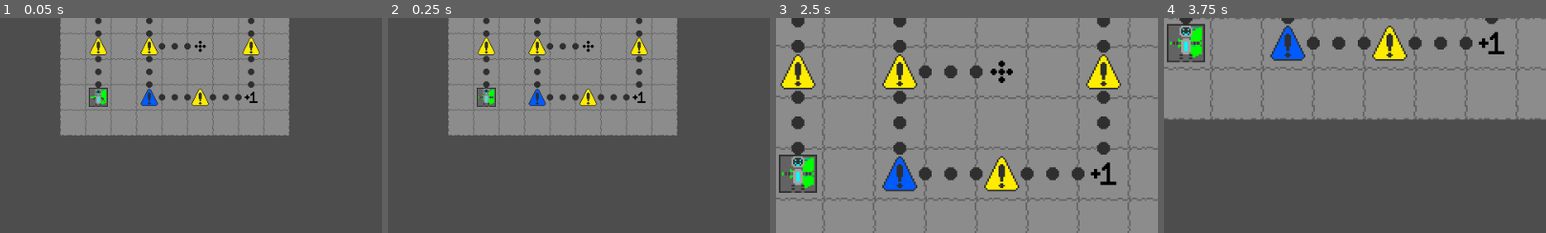
Above: before the commit, frames 1-4 (left to right).
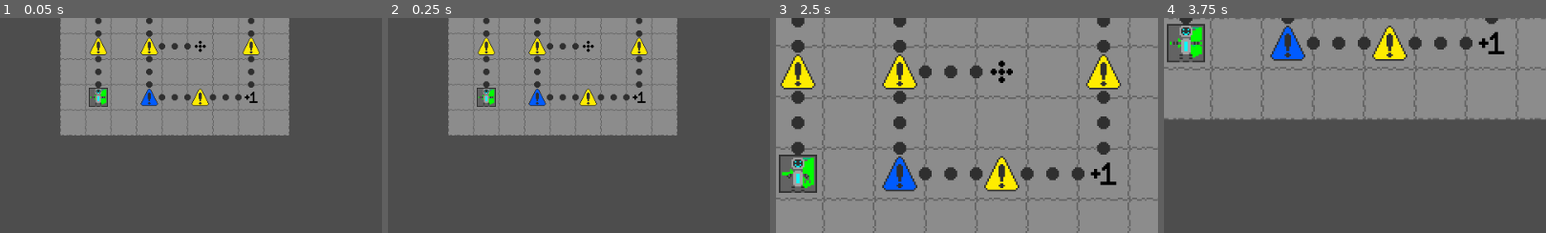
Above: after the commit, the same moments.

Repository: CattacoCattaco/strategy-deckbuilder-roguelike
Game: Godot game, scene res://world_map/world_map.tscn
The game is run twice, just before and just after one commit, with the same random seed, the same clock (stepped at 60 frames per second) and the same inputs.
Inputs (mouse positions are % of the whole screen's width and height, from its top left):
- Up to frame 1 (0.05 s): no input
- Up to frame 2 (0.25 s): no input
- Up to frame 3 (2.5 s): tap Enter (do_event) at 0.5, 2 s; move the mouse to (72, 45) at 0.52 s; hold D (right) 0.53-1.25 s; hold Enter (do_event) 0.53-1.25 s; click (72, 45) at 0.67 s; tap Space at 1.25 s; drag from (30, 55) to (45, 70) at 1.27 s; move the mouse to (60, 28) at 2.02 s; hold D (right) from 2.03 s (still down); hold Z (zoom) from 2.03 s (still down); click (60, 28) at 2.17 s
- Up to frame 4 (3.75 s): release D (right) at 2.75 s; release Z (zoom) at 2.75 s; tap Space at 2.75 s; drag from (45, 70) to (20, 35) at 2.77 s; move the mouse to (80, 65) at 3.52 s; hold A (left) from 3.53 s (still down); tap Shift at 3.6 s; click (80, 65) at 3.67 s
The pictures show only the part of the screen within x 27-77%, y 49-99%; the shares and areas given below are measured in that part.

The runs differ from the first frame. In frame 1, less than 0.1% of the frame differs, in the area x 23-28%, y 32-40%; in frame 2, nothing differs; in frame 3, 0.4%, in the area x 2-10%, y 64-81%; in frame 4, nothing differs.

Commit message:
Add Pushing
There is now a push modifier which lets you push a target in range effect size spaces away. The get_tiles_in_range function now uses the modifier to determine what is a valid target.

Diff:
--- a/card/card.gd
+++ b/card/card.gd
@@ -33,19 +33,15 @@
 		if event.pressed:
 			if event.button_index == MOUSE_BUTTON_LEFT:
 				if not hand:
-					print("No hand")
 					return
 				if hand.tile_grid:
 					if hand.tile_grid.round_manager.is_player_turn:
 						try_play()
 				elif hand.deck_manipulation_screen:
-					print("Hi")
 					var parent: Control = get_parent_control()
 					if parent is Hand:
-						print("Parent is hand")
 						hand.deck_manipulation_screen.current_slot_set.add_card(self)
 					elif parent is CardSlot:
-						print("Parent is card slot")
 						if parent.input:
 							parent.remove_card()
 						else:
@@ -127,10 +123,8 @@
 
 		var targetable_tiles: Array[Tile]
 
-		if effect.base_action is Modifier.Move:
-			targetable_tiles = player.get_tiles_in_range(effect.effect_range, can_jump, false)
-		else:
-			targetable_tiles = player.get_tiles_in_range(effect.effect_range, can_jump, true)
+		targetable_tiles = player.get_tiles_in_range(effect.effect_range, can_jump,
+				effect.base_action)
 
 		var action_marker: Tile.ActionMarker
 
@@ -142,6 +136,8 @@
 			action_marker = Tile.ActionMarker.MOVE
 		elif effect.base_action is Modifier.Poison:
 			action_marker = Tile.ActionMarker.POISON
+		elif effect.base_action is Modifier.Push:
+			action_marker = Tile.ActionMarker.PUSH
 
 		for i in range(rep_count):
 			if i > 0:
--- a/card/effect/effect.gd
+++ b/card/effect/effect.gd
@@ -1,14 +1,15 @@
 class_name Effect
 extends RefCounted
 
-var base_action: Modifier
+var base_action: Modifier.BaseAction
 var local_modifiers: Array[Modifier.ModifierModifier]
 var global_modifiers: Array[Modifier.ModifierModifier]
 var effect_range: int
 var effect_size: int
 
 
-static func create(p_base_action: Modifier, p_local_modifiers: Array[Modifier.ModifierModifier],
+static func create(p_base_action: Modifier.BaseAction,
+		p_local_modifiers: Array[Modifier.ModifierModifier],
 		p_global_modifiers: Array[Modifier.ModifierModifier], p_effect_range: int,
 		p_effect_size: int) -> Effect:
 
--- a/card/modifier/modifier.gd
+++ b/card/modifier/modifier.gd
@@ -45,9 +45,10 @@
 ## Returns the sprite associated with this modifier
 @abstract func _get_image() -> Texture2D
 ## Lower numbers go to the left of higher numbers
-## 0-9: Base actions
-## 10-19: Local modifiers
-## 20-29: Global modifiers
+## 0-18: Base actions
+## 19: Move (Last base action)
+## 20-39: Local modifiers
+## 40-59: Global modifiers
 @abstract func _get_sort_order() -> int
 ## For base actions, the description of the effect with the first word capitalized
 ## For Local modifiers, the modification with no capitalization prefixed with a space
@@ -62,15 +63,21 @@
 func get_mod_type() -> Type:
 	var sort_order: int = _get_sort_order()
 
-	if sort_order < 10:
+	if sort_order < 20:
 		return Type.BASE_ACTION
-	elif sort_order < 20:
+	elif sort_order < 40:
 		return Type.LOCAL_MOD
 	else:
 		return Type.GLOBAL_MOD
 
 
-class Attack extends Modifier:
+@abstract
+class BaseAction extends Modifier:
+	## Check if the object at a tile can be targetted by this effect
+	@abstract func _can_target(tile: Tile) -> bool
+
+
+class Attack extends BaseAction:
 	func _get_name() -> String:
 		return "Attack"
 
@@ -87,7 +94,14 @@
 		return "Deal %d damage to a target in range %d" % [effect_size, effect_range]
 
 
-class Heal extends Modifier:
+	func _can_target(tile: Tile) -> bool:
+		if not tile.object:
+			return false
+
+		return tile.object.data.max_health != -1
+
+
+class Heal extends BaseAction:
 	func _get_name() -> String:
 		return "Heal"
 
@@ -104,7 +118,14 @@
 		return "Heal a target in range %d by %d" % [effect_range, effect_size]
 
 
-class Poison extends Modifier:
+	func _can_target(tile: Tile) -> bool:
+		if not tile.object:
+			return false
+
+		return tile.object.data.max_health != -1
+
+
+class Poison extends BaseAction:
 	func _get_name() -> String:
 		return "Poison"
 
@@ -121,7 +142,38 @@
 		return "Apply %d poison to a target in range %d" % [effect_size, effect_range]
 
 
-class Move extends Modifier:
+	func _can_target(tile: Tile) -> bool:
+		if not tile.object:
+			return false
+
+		return tile.object.data.max_health != -1
+
+
+class Push extends BaseAction:
+	func _get_name() -> String:
+		return "Push"
+
+
+	func _get_image() -> Texture2D:
+		return preload("res://card/modifier/push.png")
+
+
+	func _get_sort_order() -> int:
+		return 3
+
+
+	func _get_text(effect_range: int, effect_size: int) -> String:
+		return "Push a target in range %d %d spaces" % [effect_range, effect_size]
+
+
+	func _can_target(tile: Tile) -> bool:
+		if not tile.object:
+			return false
+
+		return tile.object.data.pushable
+
+
+class Move extends BaseAction:
 	func _get_name() -> String:
 		return "Move"
 
@@ -131,7 +183,7 @@
 
 
 	func _get_sort_order() -> int:
-		return 3
+		return 19
 
 
 	func _get_text(effect_range: int, _effect_size: int) -> String:
@@ -141,9 +193,14 @@
 		return "Move up to %d spaces" % effect_range
 
 
+	func _can_target(tile: Tile) -> bool:
+		return not tile.object
+
+
 @abstract
 class ModifierModifier extends Modifier:
-	@abstract func applies_to(modifier: Modifier) -> bool
+	## Can this modifier apply to a given base action
+	@abstract func applies_to(modifier: BaseAction) -> bool
 
 
 class Split2 extends ModifierModifier:
@@ -156,7 +213,7 @@
 
 
 	func _get_sort_order() -> int:
-		return 10
+		return 20
 
 
 	func applies_to(modifier: Modifier) -> bool:
@@ -177,7 +234,7 @@
 
 
 	func _get_sort_order() -> int:
-		return 11
+		return 21
 
 
 	func applies_to(modifier: Modifier) -> bool:
@@ -198,7 +255,7 @@
 
 
 	func _get_sort_order() -> int:
-		return 20
+		return 40
 
 
 	func applies_to(_modifier: Modifier) -> bool:
--- a/tile_grid/tile/tile.gd
+++ b/tile_grid/tile/tile.gd
@@ -2,10 +2,12 @@
 extends Node2D
 
 enum ActionMarker {
+	PUSH,
 	ATTACK,
 	POISON,
 	MOVE,
 	HEAL,
+	ENEMY_PUSH,
 	ENEMY_ATTACK,
 	ENEMY_POISON,
 	ENEMY_MOVE,
@@ -63,7 +65,9 @@
 
 		var marker_type: ActionMarker
 
-		if effect.base_action is Modifier.Attack:
+		if effect.base_action is Modifier.Push:
+			marker_type = ActionMarker.ENEMY_PUSH
+		elif effect.base_action is Modifier.Attack:
 			marker_type = ActionMarker.ENEMY_ATTACK
 		elif effect.base_action is Modifier.Poison:
 			marker_type = ActionMarker.ENEMY_POISON
--- a/tile_grid/tile/tile.tscn
+++ b/tile_grid/tile/tile.tscn
@@ -1,15 +1,17 @@
-[gd_scene load_steps=13 format=3 uid="uid://bpsyv3nuyvf5d"]
+[gd_scene load_steps=15 format=3 uid="uid://bpsyv3nuyvf5d"]
 
 [ext_resource type="Script" uid="uid://dlktcg44c12sb" path="res://tile_grid/tile/tile.gd" id="1_btt4l"]
 [ext_resource type="Texture2D" uid="uid://ylwdu1kes44o" path="res://tile_grid/tile/tile.png" id="1_su6p1"]
 [ext_resource type="PackedScene" uid="uid://iwl66mv6hxcn" path="res://tile_grid/tile/tile_object/tile_object.tscn" id="2_exanw"]
 [ext_resource type="Texture2D" uid="uid://veqi5jg4hg7s" path="res://tile_grid/tile/action_markers/attack_marker.png" id="4_m4xch"]
+[ext_resource type="Texture2D" uid="uid://8484livdbcly" path="res://tile_grid/tile/action_markers/push_marker.png" id="4_qlsys"]
 [ext_resource type="Texture2D" uid="uid://ba7yj3f6jnd13" path="res://tile_grid/tile/action_markers/poison_marker.png" id="5_2s4jd"]
 [ext_resource type="Texture2D" uid="uid://56uyg7dx75c8" path="res://tile_grid/tile/action_markers/move_marker.png" id="6_a0n5t"]
 [ext_resource type="Texture2D" uid="uid://bd4uby3twrmrp" path="res://tile_grid/tile/action_markers/heal_marker.png" id="7_a3ykk"]
 [ext_resource type="Theme" uid="uid://cb7yvbnqqc1l" path="res://buttons/flat_button.tres" id="8_2s4jd"]
 [ext_resource type="Texture2D" uid="uid://dmsh45m347832" path="res://tile_grid/tile/action_markers/enemy_attack_marker.png" id="8_28gbb"]
 [ext_resource type="Texture2D" uid="uid://ddnbnu7kpus7i" path="res://tile_grid/tile/action_markers/enemy_poison_marker.png" id="9_o2a2l"]
+[ext_resource type="Texture2D" uid="uid://c2s1bav2fttbg" path="res://tile_grid/tile/action_markers/enemy_push_marker.png" id="9_y3ccy"]
 [ext_resource type="Texture2D" uid="uid://cmh6up588q5q4" path="res://tile_grid/tile/action_markers/enemy_move_marker.png" id="10_qlsys"]
 [ext_resource type="Texture2D" uid="uid://bipjtxwadh7q3" path="res://tile_grid/tile/action_markers/enemy_heal_marker.png" id="11_y3ccy"]
 
@@ -17,7 +19,7 @@
 script = ExtResource("1_btt4l")
 tile_object_scene = ExtResource("2_exanw")
 bg = NodePath("Sprite")
-action_markers = [NodePath("AttackMarker"), NodePath("PoisonMarker"), NodePath("MoveMarker"), NodePath("HealMarker"), NodePath("EnemyAttackMarker"), NodePath("EnemyPoisonMarker"), NodePath("EnemyMoveMarker"), NodePath("EnemyHealMarker")]
+action_markers = [NodePath("PushMarker"), NodePath("AttackMarker"), NodePath("PoisonMarker"), NodePath("MoveMarker"), NodePath("HealMarker"), NodePath("EnemyPushMarker"), NodePath("EnemyAttackMarker"), NodePath("EnemyPoisonMarker"), NodePath("EnemyMoveMarker"), NodePath("EnemyHealMarker")]
 inspect_button = NodePath("InspectButton")
 target_button = NodePath("TargetButton")
 
@@ -25,20 +27,33 @@
 texture = ExtResource("1_su6p1")
 centered = false
 
+[node name="PushMarker" type="Sprite2D" parent="."]
+visible = false
+texture = ExtResource("4_qlsys")
+centered = false
+
 [node name="AttackMarker" type="Sprite2D" parent="."]
+visible = false
 texture = ExtResource("4_m4xch")
 centered = false
 
 [node name="PoisonMarker" type="Sprite2D" parent="."]
+visible = false
 texture = ExtResource("5_2s4jd")
 centered = false
 
 [node name="MoveMarker" type="Sprite2D" parent="."]
+visible = false
 texture = ExtResource("6_a0n5t")
 centered = false
 
 [node name="HealMarker" type="Sprite2D" parent="."]
+visible = false
 texture = ExtResource("7_a3ykk")
+centered = false
+
+[node name="EnemyPushMarker" type="Sprite2D" parent="."]
+texture = ExtResource("9_y3ccy")
 centered = false
 
 [node name="EnemyAttackMarker" type="Sprite2D" parent="."]
--- a/tile_grid/tile/tile_object/data/action_source/enemy_action_flow/attack_action_flow.gd
+++ b/tile_grid/tile/tile_object/data/action_source/enemy_action_flow/attack_action_flow.gd
@@ -24,7 +24,7 @@
 func _resolve(object: TileObject, action_source: EnemyActionSource) -> void:
 	var attackable_player: TileObject
 	var attackable_defendables: Array[TileObject] = []
-	for tile in object.get_tiles_in_range(attack_range, can_jump, true):
+	for tile in object.get_tiles_in_range(attack_range, can_jump, Modifier.Attack.new()):
 		match tile.object.data.object_type:
 			TileObjectData.ObjectType.PLAYER:
 				attackable_player = tile.object
--- a/tile_grid/tile/tile_object/data/action_source/enemy_action_flow/move_closer_further_action_flow.gd
+++ b/tile_grid/tile/tile_object/data/action_source/enemy_action_flow/move_closer_further_action_flow.gd
@@ -28,7 +28,7 @@
 	var best_distance: int = EnemyActionSource.get_distance_from_vec(object.pos, distance_type)
 	var best_pos: Vector2i = object.pos
 
-	for tile: Tile in object.get_tiles_in_range(move_range, can_jump, false):
+	for tile: Tile in object.get_tiles_in_range(move_range, can_jump, Modifier.Move.new()):
 		var distance: int =  EnemyActionSource.get_distance_from_vec(tile.pos, distance_type)
 
 		if (distance < best_distance and closer) or (distance > best_distance and not closer):
--- a/tile_grid/tile/tile_object/data/objects/building.tres
+++ b/tile_grid/tile/tile_object/data/objects/building.tres
@@ -14,5 +14,6 @@
 texture_type = 2
 object_type = 3
 max_health = 6
+pushable = true
 action_source = SubResource("Resource_ljymr")
 metadata/_custom_type_script = "uid://g0hmwqu3bxiu"
--- a/tile_grid/tile/tile_object/data/objects/dumbbot.tres
+++ b/tile_grid/tile/tile_object/data/objects/dumbbot.tres
@@ -16,5 +16,6 @@
 texture_type = 2
 object_type = 2
 max_health = 2
+pushable = true
 action_source = SubResource("Resource_dy3dk")
 metadata/_custom_type_script = "uid://g0hmwqu3bxiu"
--- a/tile_grid/tile/tile_object/data/objects/enemies/level_0/aggressive_bot.tres
+++ b/tile_grid/tile/tile_object/data/objects/enemies/level_0/aggressive_bot.tres
@@ -39,5 +39,6 @@
 texture_type = 2
 object_type = 2
 max_health = 2
+pushable = true
 action_source = SubResource("Resource_4mu6k")
 metadata/_custom_type_script = "uid://g0hmwqu3bxiu"
--- a/tile_grid/tile/tile_object/data/objects/enemies/level_0/destruction_bot.tres
+++ b/tile_grid/tile/tile_object/data/objects/enemies/level_0/destruction_bot.tres
@@ -43,5 +43,6 @@
 texture_type = 2
 object_type = 2
 max_health = 2
+pushable = true
 action_source = SubResource("Resource_4mu6k")
 metadata/_custom_type_script = "uid://g0hmwqu3bxiu"
--- a/tile_grid/tile/tile_object/data/objects/enemies/level_0/fear_bot.tres
+++ b/tile_grid/tile/tile_object/data/objects/enemies/level_0/fear_bot.tres
@@ -24,5 +24,6 @@
 texture_type = 2
 object_type = 2
 max_health = 2
+pushable = true
 action_source = SubResource("Resource_3jjgm")
 metadata/_custom_type_script = "uid://g0hmwqu3bxiu"
--- a/tile_grid/tile/tile_object/data/objects/enemies/level_1/aggressive_bot.tres
+++ b/tile_grid/tile/tile_object/data/objects/enemies/level_1/aggressive_bot.tres
@@ -41,5 +41,6 @@
 texture_type = 2
 object_type = 2
 max_health = 2
+pushable = true
 action_source = SubResource("Resource_4mu6k")
 metadata/_custom_type_script = "uid://g0hmwqu3bxiu"
--- a/tile_grid/tile/tile_object/data/objects/enemies/level_1/destruction_bot.tres
+++ b/tile_grid/tile/tile_object/data/objects/enemies/level_1/destruction_bot.tres
@@ -46,5 +46,6 @@
 texture_type = 2
 object_type = 2
 max_health = 2
+pushable = true
 action_source = SubResource("Resource_4mu6k")
 metadata/_custom_type_script = "uid://g0hmwqu3bxiu"
--- a/tile_grid/tile/tile_object/data/objects/enemies/level_1/fear_bot.tres
+++ b/tile_grid/tile/tile_object/data/objects/enemies/level_1/fear_bot.tres
@@ -26,5 +26,6 @@
 texture_type = 2
 object_type = 2
 max_health = 2
+pushable = true
 action_source = SubResource("Resource_3jjgm")
 metadata/_custom_type_script = "uid://g0hmwqu3bxiu"
--- a/tile_grid/tile/tile_object/data/objects/player.tres
+++ b/tile_grid/tile/tile_object/data/objects/player.tres
@@ -15,5 +15,6 @@
 texture_type = 2
 object_type = 1
 max_health = 6
+pushable = true
 action_source = SubResource("Resource_140pt")
 metadata/_custom_type_script = "uid://g0hmwqu3bxiu"
--- a/tile_grid/tile/tile_object/data/tile_object_data.gd
+++ b/tile_grid/tile/tile_object/data/tile_object_data.gd
@@ -38,17 +38,20 @@
 ## The maximum health that this object can be at [br][br]
 ## If [param max_health] is -1, this object will not use health and can't be targeted
 @export var max_health: int = -1
+## Can this object be pushed?
+@export var pushable: bool = false
 ## What does this object do?
 @export var action_source: ActionSource
 
 
 func _init(p_texture: Texture2D = null, p_texture_type: TextureType = TextureType.ANIMATED,
 		p_object_type: ObjectType = ObjectType.STATIC, p_max_health: int = -1,
-		p_action_source: ActionSource = NullActionSource.new()) -> void:
+		p_pushable: bool = false, p_action_source: ActionSource = NullActionSource.new()) -> void:
 	texture = p_texture
 	texture_type = p_texture_type
 	object_type = p_object_type
 	max_health = p_max_health
+	pushable = p_pushable
 	action_source = p_action_source
 
 
--- a/tile_grid/tile/tile_object/tile_object.gd
+++ b/tile_grid/tile/tile_object/tile_object.gd
@@ -67,19 +67,6 @@
 	for i in len(effects):
 		var effect: Effect = effects[i]
 
-		var targets_objects: bool
-
-		if effect.base_action is Modifier.Move:
-			targets_objects = false
-		elif effect.base_action is Modifier.Attack:
-			targets_objects = true
-		elif effect.base_action is Modifier.Heal:
-			targets_objects = true
-		elif effect.base_action is Modifier.Poison:
-			targets_objects = true
-
-		print(targets_objects)
-
 		var rep_count: int = 1
 
 		for local_mod in effect.local_modifiers:
@@ -103,8 +90,8 @@
 
 			var target_tile: Tile = tile_grid.get_tile(target.x, target.y)
 
-			var still_valid_tiles: Array[Tile]
-			still_valid_tiles = get_tiles_in_range(effect.effect_range, can_jump, targets_objects)
+			var still_valid_tiles: Array[Tile] = get_tiles_in_range(effect.effect_range, can_jump,
+					effect.base_action)
 
 			if target_tile not in still_valid_tiles:
 				continue
@@ -120,6 +107,11 @@
 				heal(target, effect.effect_size)
 			elif effect.base_action is Modifier.Poison:
 				poison(target, effect.effect_size)
+			elif effect.base_action is Modifier.Push:
+				if target == pos:
+					continue
+
+				push(target, effect.effect_size)
 
 			await get_tree().create_timer(0.8).timeout
 
@@ -177,6 +169,61 @@
 	target.poisoned_sprite.show()
 
 
+func push(target_pos: Vector2i, amount: int) -> void:
+	if not tile_grid.get_tile(target_pos.x, target_pos.y).object:
+		return
+
+	var target: TileObject = tile_grid.get_tile(target_pos.x, target_pos.y).object
+
+	var target_dir: Vector2i = target_pos - pos
+
+	var push_dir: Vector2i
+
+	if target_dir.x == 0:
+		push_dir = Vector2i(0, signi(target_dir.y))
+	elif target_dir.y == 0:
+		push_dir = Vector2i(signi(target_dir.x), 0)
+	else:
+		var target_dir_signs: Vector2i = target_dir.sign()
+		var abs_target_dir: Vector2i = target_dir.abs()
+
+		var horizontal_dir: Vector2i = Vector2i(target_dir_signs.x, 0)
+		var vertical_dir: Vector2i = Vector2i(0, target_dir_signs.y)
+
+		if abs_target_dir.x >= abs_target_dir.y:
+			var horizontal_neighbor: Vector2i = target_pos + horizontal_dir
+			if not tile_grid.has_tile(horizontal_neighbor.x, horizontal_neighbor.y):
+				push_dir = vertical_dir
+			elif tile_grid.get_tile(horizontal_neighbor.x, horizontal_neighbor.y).object:
+				push_dir = vertical_dir
+			else:
+				push_dir = horizontal_dir
+		else:
+			var vertical_neighbor: Vector2i = target_pos + horizontal_dir
+			if not tile_grid.has_tile(vertical_neighbor.x, vertical_neighbor.y):
+				push_dir = horizontal_dir
+			elif tile_grid.get_tile(vertical_neighbor.x, vertical_neighbor.y).object:
+				push_dir = horizontal_dir
+			else:
+				push_dir = vertical_dir
+
+	var pushed_pos: Vector2i = target_pos
+	for i in range(amount):
+		var new_pushed_pos: Vector2i = pushed_pos + push_dir
+
+		if not tile_grid.has_tile(new_pushed_pos.x, new_pushed_pos.y):
+			break
+
+		var pushed_tile: Tile = tile_grid.get_tile(new_pushed_pos.x, new_pushed_pos.y)
+
+		if pushed_tile.object:
+			break
+
+		pushed_pos = new_pushed_pos
+
+	target.move_to(pushed_pos)
+
+
 func do_poison() -> void:
 	health -= poison_level
 
@@ -191,14 +238,14 @@
 		tile.delete_object()
 
 
-func get_tiles_in_range(range_size: int, can_jump: bool, target_characters: bool) -> Array[Tile]:
+func get_tiles_in_range(range_size: int, can_jump: bool, base_effect: Modifier.BaseAction
+		) -> Array[Tile]:
 	var tiles: Array[Tile] = []
 	var positions: Array[Vector2i] = [pos]
 	var prev_layer: Array[Vector2i] = [pos]
 
-	if target_characters:
-		if data.object_type != TileObjectData.ObjectType.STATIC:
-			tiles.append(tile)
+	if base_effect._can_target(tile):
+		tiles.append(tile)
 
 	for distance in range(1, range_size + 1):
 		var new_layer: Array[Vector2i]
@@ -216,21 +263,12 @@
 
 				var neighbor: Tile = tile_grid.get_tile(neighbor_pos.x, neighbor_pos.y)
 
-				if not neighbor.object:
+				positions.append(neighbor_pos)
+
+				if not neighbor.object or can_jump:
 					new_layer.append(neighbor_pos)
-					positions.append(neighbor_pos)
-
-					if not target_characters:
-						tiles.append(neighbor)
-
-					continue
-
-				positions.append(neighbor_pos)
-
-				if can_jump:
-					new_layer.append(neighbor_pos)
-
-				if target_characters and neighbor.object.data.max_health >= 0:
+
+				if base_effect._can_target(neighbor):
 					tiles.append(neighbor)
 
 		prev_layer = new_layer
--- a/world_map/world_map.gd
+++ b/world_map/world_map.gd
@@ -23,16 +23,21 @@
 var levels_beat: int = 0
 
 var player_deck: Array[CardData] = [
-	CardData.new([Modifier.Move.new()], 2, 1),
-	CardData.new([Modifier.Move.new()], 2, 1),
-	CardData.new([Modifier.Move.new()], 2, 1),
-	CardData.new([Modifier.Move.new()], 2, 1),
-	CardData.new([Modifier.Move.new()], 2, 1),
-	CardData.new([Modifier.Attack.new()], 1, 2),
-	CardData.new([Modifier.Attack.new()], 1, 2),
-	CardData.new([Modifier.Attack.new()], 1, 2),
-	CardData.new([Modifier.Attack.new()], 1, 2),
-	CardData.new([Modifier.Attack.new()], 1, 2),
+	CardData.new([Modifier.Move.new()], 1, 1),
+	CardData.new([Modifier.Move.new()], 1, 1),
+	CardData.new([Modifier.Move.new()], 1, 1),
+	CardData.new([Modifier.Move.new()], 1, 1),
+	CardData.new([Modifier.Move.new()], 1, 1),
+	CardData.new([Modifier.Attack.new()], 1, 1),
+	CardData.new([Modifier.Attack.new()], 1, 1),
+	CardData.new([Modifier.Attack.new()], 1, 1),
+	CardData.new([Modifier.Attack.new()], 1, 1),
+	CardData.new([Modifier.Attack.new()], 1, 1),
+	CardData.new([Modifier.Push.new()], 1, 1),
+	CardData.new([Modifier.Push.new()], 1, 1),
+	CardData.new([Modifier.Push.new()], 1, 1),
+	CardData.new([Modifier.Push.new()], 1, 1),
+	CardData.new([Modifier.Push.new()], 1, 1),
 	CardData.new([Modifier.Heal.new()], 1, 1),
 	CardData.new([Modifier.Heal.new()], 1, 1),
 ]
--- a/world_map/world_map.tscn
+++ b/world_map/world_map.tscn
@@ -57,7 +57,7 @@
 [node name="Player" type="AnimatedSprite2D" parent="."]
 z_index = 5
 sprite_frames = SubResource("SpriteFrames_7qa00")
-frame_progress = 0.76094157
+frame_progress = 0.9810554
 centered = false
 
 [node name="Camera2D" type="Camera2D" parent="." node_paths=PackedStringArray("world_map")]
Binary file added: card/modifier/push.png
Not shown, added: card/modifier/push.png.import
Binary file added: tile_grid/tile/action_markers/enemy_push_marker.png
Not shown, added: tile_grid/tile/action_markers/enemy_push_marker.png.import
Binary file added: tile_grid/tile/action_markers/push_marker.png
Not shown, added: tile_grid/tile/action_markers/push_marker.png.import
